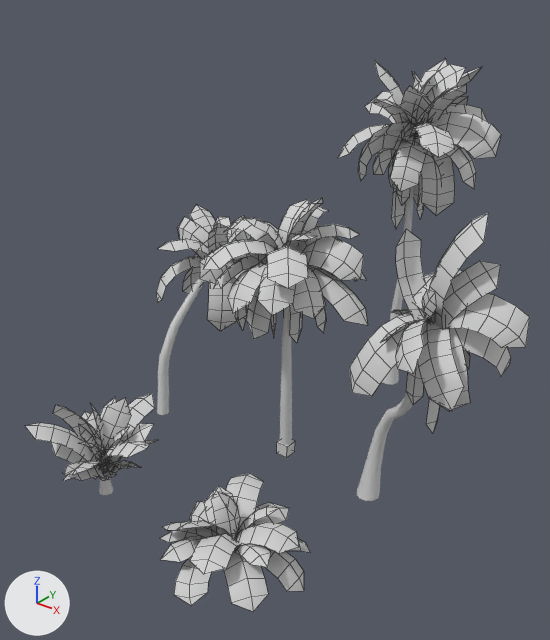
An edit to the OBJ model palm-tree-assets/tree.obj, drawn before and after from the same camera.
Both versions are drawn from a camera (50 mm lens) standing at (59.2, -76.7, 68.5) and looking at (-1.3, -1.1, 21.6). The axes (+X, +Y, +Z) are drawn at lower left. The lights are the same throughout. Mesh edges are drawn as thin lines on the coarser meshes. Where no turn or scale is listed for an object, it has been applied to the vertices. Vertices at the same position are counted once.
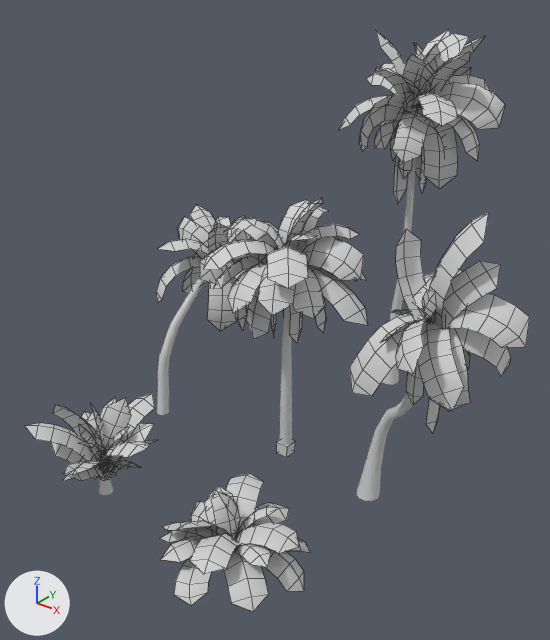
Pixel boxes (x1, y1, x2, y2) of what changed, in the pictures (550 x 640 px):
'polySurface342', mesh moved: before (338, 59, 501, 229); after (339, 29, 505, 204)

What changed in the scene script:
```text
Change me_polysurface342:
    where me_polysurface342.from_pydata(...)  # 794 vertices, 608 faces; spans x -9.1..14.1, y 17.9..41.6, z 26.6..53.3
    used by ob_polysurface342; location = (0.0, 0.0, 0.0)
    me_polysurface342 part 1: the whole mesh is moved by (0.0, 0.0, 4.3)
```
